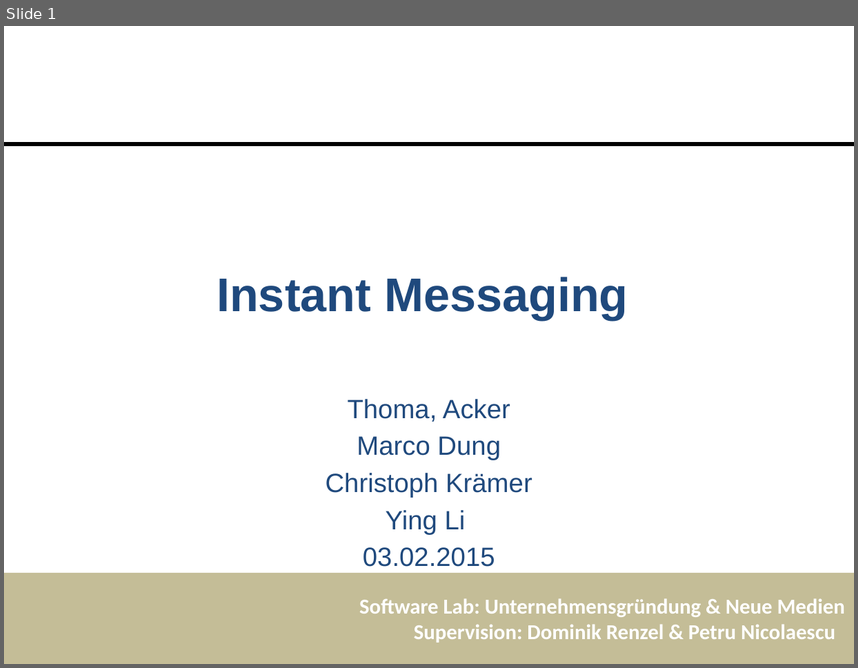
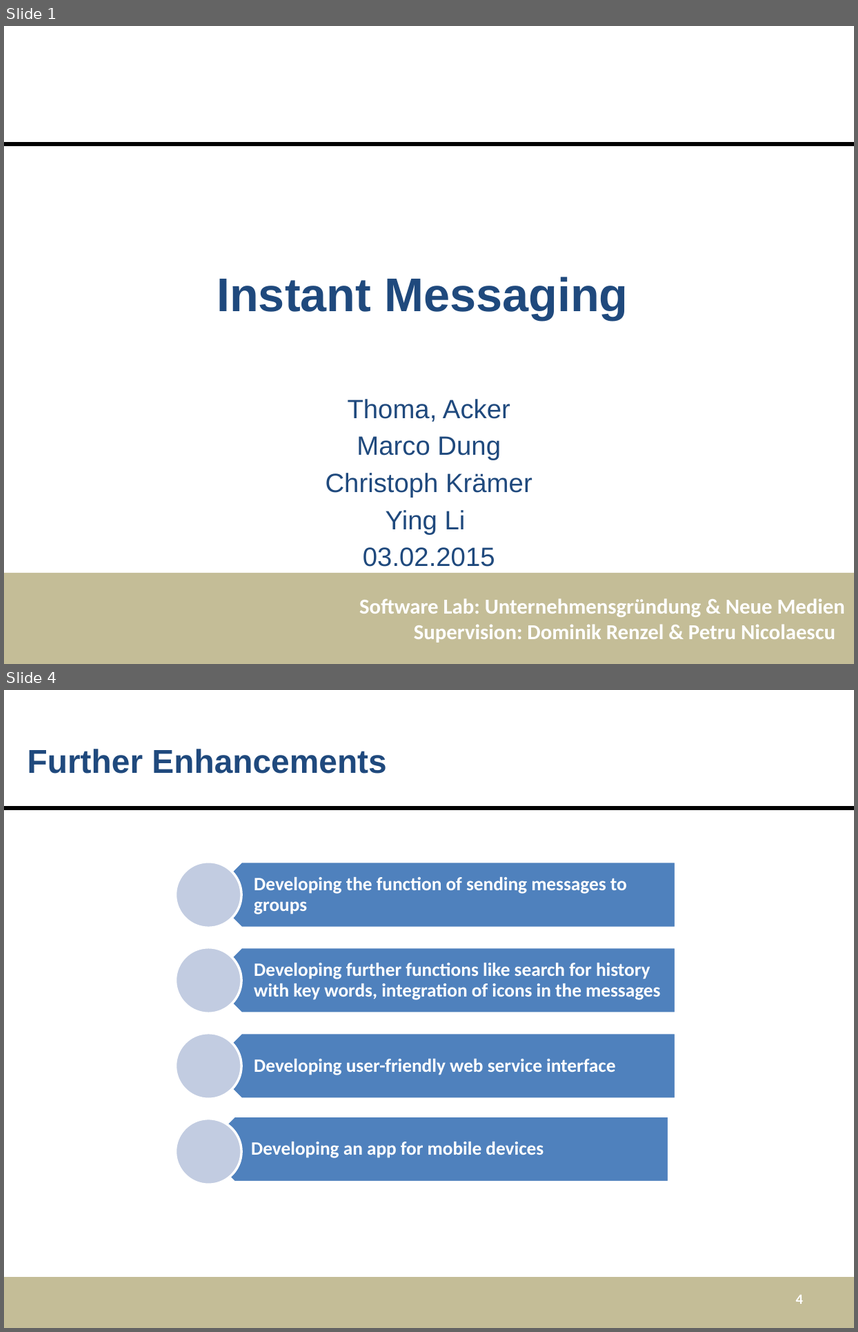
Before and after one commit to mdger/UGNM_Instantmessaging, a slide deck: LAS2peer-Template-Project/doc/Presentation_template.pptx. Shown one above the other, each under a label of ours: slide 1 before the commit, slides 1 and 4 after it; the slides between them are not shown. The pictures are 858x668 and 858x1332 pixels, drawn with LibreOffice and Linux fonts; fonts in the diff are those of the drawing; background and template pictures are left out. Boxes give left, top, right and bottom in pixels: in the first picture for what was removed or moved away, otherwise in the second. Text is boxed around its words. In the diff, an @@ line names an element or a change of style, - is before the commit and + after.

Commit message:
Presentation
Part: Further Enhancements

```diff
--- a/LAS2peer-Template-Project/doc/Presentation_template.pptx
+++ b/LAS2peer-Template-Project/doc/Presentation_template.pptx
@@ slide 4 added at bbox=[4, 690, 854, 1328], background #FFFFFF; not listed: 1 template element that a slide beside it also shows @@
@@ title added at bbox=[27, 749, 386, 773], 28 pt, text #1F497D, bold @@
+Further Enhancements
@@ group added at bbox=[176, 862, 677, 1185]: 4 pentagon arrows, 4 texts, 4 ellipses @@
+Developing the function of sending messages to groups
+Developing further functions like search for history with key words, integration of icons in the messages
+Developing user-friendly web service interface
+Developing an app for mobile devices
@@ rectangle added at bbox=[4, 1276, 854, 1328], fill #C4BD97 @@
@@ page number added at bbox=[796, 1294, 803, 1303], 12 pt, text #FFFFFF, bold @@
+4
```
Also in this commit, not shown: 1 slide changed, 1 other slide added.
